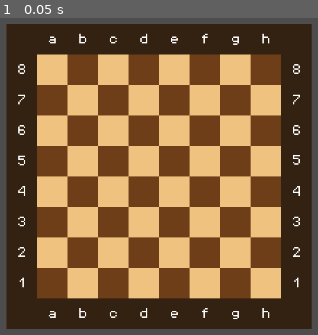
Above: before the commit, frame 1.
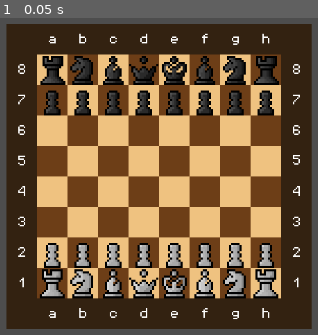
Above: after the commit, the same moment.

Repository: f-atwi/chess
Game: Godot game, scene res://scenes/main.tscn
The game is run twice, just before and just after one commit, with the same random seed, the same clock (stepped at 60 frames per second) and the same inputs.
Inputs:
- Up to frame 1 (0.05 s): no input

The runs differ from the first frame. In frame 1, 13% of the frame differs, in the area x 12-88%, y 11-89%.
Error before the commit: Parse Error: Identifier "initial_position_board" not declared in the current scope. (res://scripts/piece.gd:36)
Error after the commit: Invalid access to property or key 'on_piece_clicked' on a base object of type 'TileMapLayer (manager.gd)'. (res://scripts/piece.gd:43)

Commit message:
make area2d piece root

Diff:
--- a/scenes/piece.tscn
+++ b/scenes/piece.tscn
@@ -1,16 +1,14 @@
-[gd_scene load_steps=4 format=3 uid="uid://d0yx13jf10558"]
+[gd_scene load_steps=3 format=3 uid="uid://d0yx13jf10558"]
 
-[ext_resource type="Script" path="res://scripts/piece.gd" id="1_uu0p8"]
-[ext_resource type="Script" path="res://scripts/click.gd" id="2_mjwaj"]
+[ext_resource type="Script" path="res://scripts/piece.gd" id="2_mjwaj"]
 
 [sub_resource type="RectangleShape2D" id="RectangleShape2D_dw4b0"]
 size = Vector2(42, 42)
 
-[node name="Piece" type="Sprite2D"]
-script = ExtResource("1_uu0p8")
-
-[node name="Area2D" type="Area2D" parent="."]
+[node name="Piece" type="Area2D"]
 script = ExtResource("2_mjwaj")
 
-[node name="CollisionShape2D" type="CollisionShape2D" parent="Area2D"]
+[node name="CollisionShape2D" type="CollisionShape2D" parent="."]
 shape = SubResource("RectangleShape2D_dw4b0")
+
+[node name="Sprite2D" type="Sprite2D" parent="."]
--- a/scripts/click.gd
+++ /dev/null
@@ -1,6 +0,0 @@
-extends Area2D
-
-
-func _input_event(_viewport: Viewport, event: InputEvent, _shape_idx: int) -> void:
-	if event is InputEventMouseButton and event.is_action_released("click"):
-		get_parent().select()
--- a/scripts/piece.gd
+++ b/scripts/piece.gd
@@ -1,5 +1,5 @@
 class_name Piece
-extends Sprite2D
+extends Area2D
 
 
 const TEXTURE_PATH = "res://assets/{color}_{piece_type}.png"
@@ -29,17 +29,18 @@
 
 var behaviour: Behaviour
 
-@onready var board: TileMapLayer = $"../.."
+@onready var board: TileMapLayer = %Board
+@onready var sprite_2d: Sprite2D = $Sprite2D
 
 
 func _ready() -> void:
-	position_board = Vector2i(initial_position_board.x, -initial_position_board.y)
+	position_board = Vector2i(initial_position_x, -initial_position_y)
 	_allegiance = Utils.Allegiance.get(get_parent().name.to_upper())
 	if board.rotate_black and _allegiance == Utils.Allegiance.BLACK:
 		rotate(PI)
-	texture = load(_get_texture_path(TEXTURE_PATH))
+	sprite_2d.texture = load(_get_texture_path(TEXTURE_PATH))
 	_get_behaviour()
-
+	board.on_piece_clicked.connect
 
 func _process(delta: float) -> void:
 	pass
@@ -78,3 +79,8 @@
 			board.highlight_take(tile)
 
 	_selected = not _selected
+
+
+func _input_event(_viewport: Viewport, event: InputEvent, _shape_idx: int) -> void:
+	if event is InputEventMouseButton and event.is_action_released("click"):
+		select()
